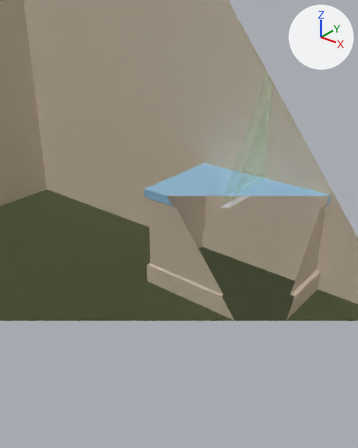
Before and after pictures for a commit that changed the Blender file level/level.blend.
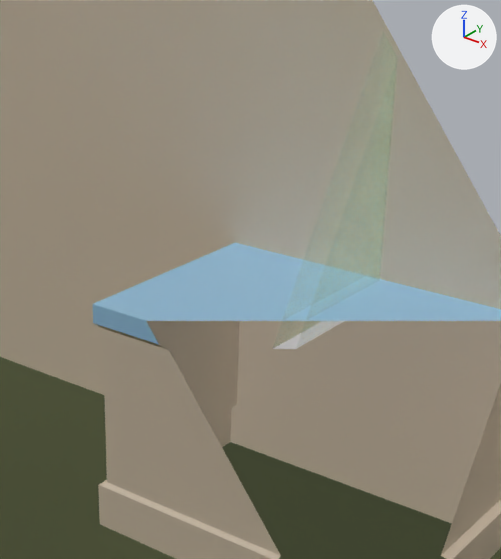
There are two pictures of each version: one from a camera (50 mm lens) standing at (-3.999, 8.234, 2.839) and looking at (-6.817, 11.756, 0.655), one close up on the part from 29% to 88% of the width and 14% to 66% of the height. Arrows for +X, +Y and +Z are at upper right; the lights stay in place. Everything nearer to the camera than a plane just in front of the edit is cut away.

Names of what the first close-up shows: 'Room'.
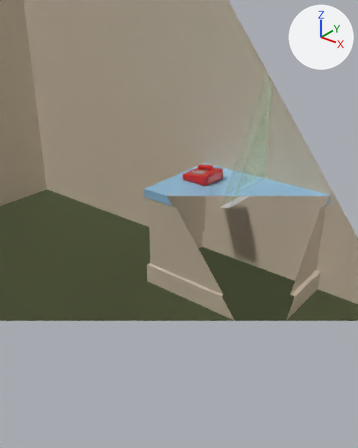
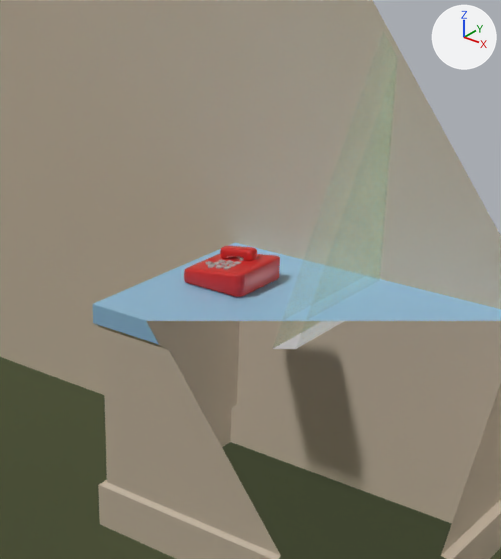
Boxes (x1, y1, x2, y2) around the edits, measured in the close-ups (501 x 559 px):
'PhoneBase', added (red): after (184, 253, 280, 297)
    faces in mat_phonebase (red #e73131): (184, 253, 280, 297)
    faces in mat_phonebuttons (light grey #c3b8b8): (206, 257, 243, 269)
'Phone', added (red): after (220, 246, 257, 261)

Diff of the bpy script that builds the scene:
```diff
--- a/level/level.blend.py
+++ b/level/level.blend.py
@@ mat_phonebase @@
+mat_phonebase = principled_material('PhoneBase')
+mat_phonebase.base_color = (0.8, 0.0306, 0.0306)  # red #e73131
+mat_phonebase.roughness = 0.405
@@ mat_phonebuttons @@
+mat_phonebuttons = principled_material('PhoneButtons')
+mat_phonebuttons.base_color = (0.544, 0.48, 0.48)  # light grey #c3b8b8
+mat_phonebuttons.roughness = 0.4
@@ me_cube_011 @@
+me_cube_011.from_pydata(...)  # 288 vertices, 258 faces; spans x -0.088..0.089, y -0.029..0.029, z -0.026..0.044
+me_cube_011.polygons.foreach_set('use_smooth', [True] * 258)
+me_cube_011.materials.append(mat_phonebase)  # red #e73131
@@ me_cube_010 @@
+me_cube_010.from_pydata(...)  # 1272 vertices, 1296 faces; spans x -1.0..1.0, y -1.0..1.0, z -1.0..0.93
+me_cube_010.polygons.foreach_set('use_smooth', [True] * 1296)
+# faces by material slot: [218, 1078]
+me_cube_010.materials.append(mat_phonebase)  # red #e73131
+me_cube_010.materials.append(mat_phonebuttons)  # light grey #c3b8b8
@@ ob_phone @@
+ob_phone = bpy.data.objects.new('Phone', me_cube_011)
+ob_phone.location = (-6.777, 12.137, 1.151)
@@ ob_phonebase @@
+ob_phonebase = bpy.data.objects.new('PhoneBase', me_cube_010)
+ob_phonebase.location = (-6.771, 12.083, 1.105)
+ob_phonebase.scale = (0.154, 0.154, 0.0555)
```
